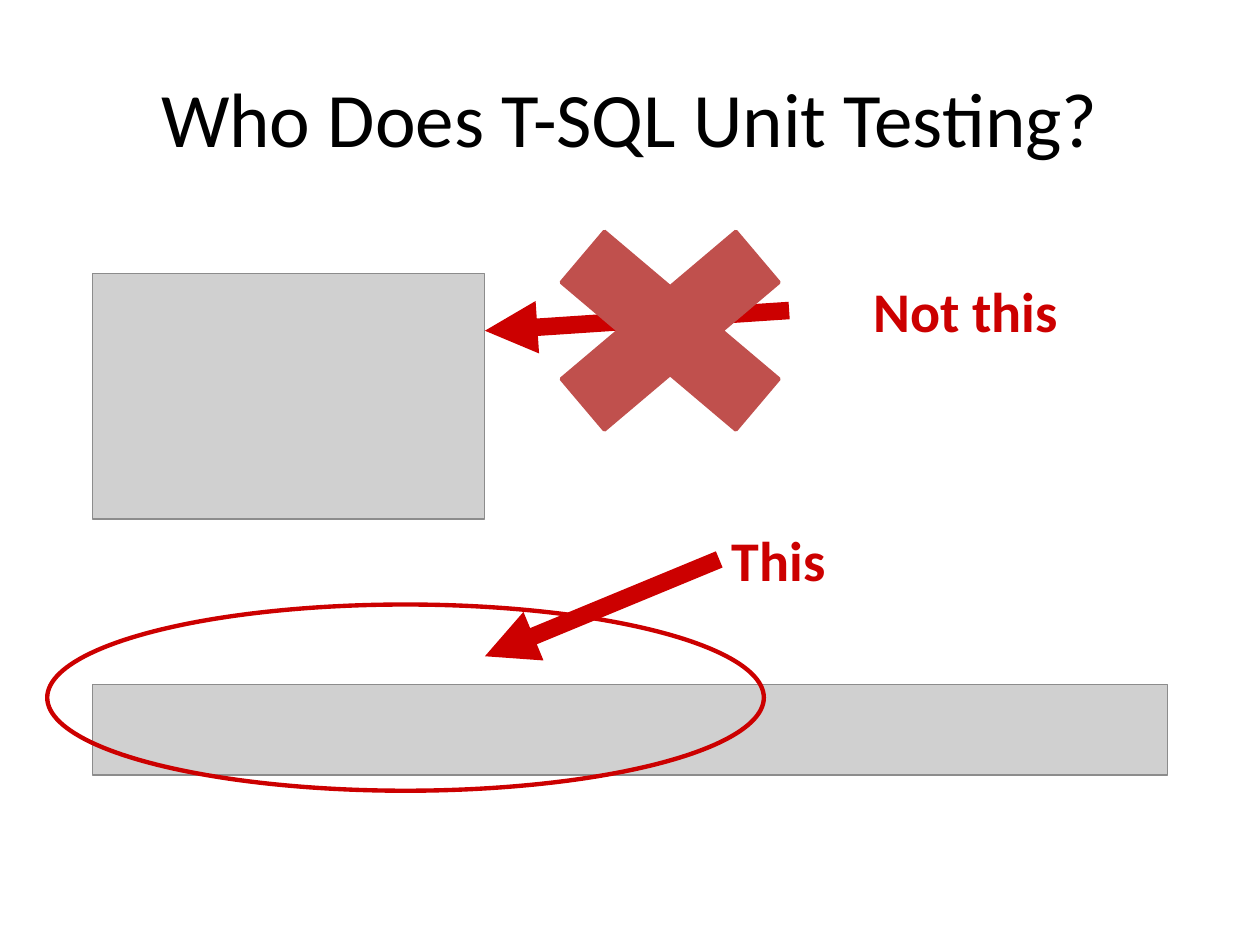
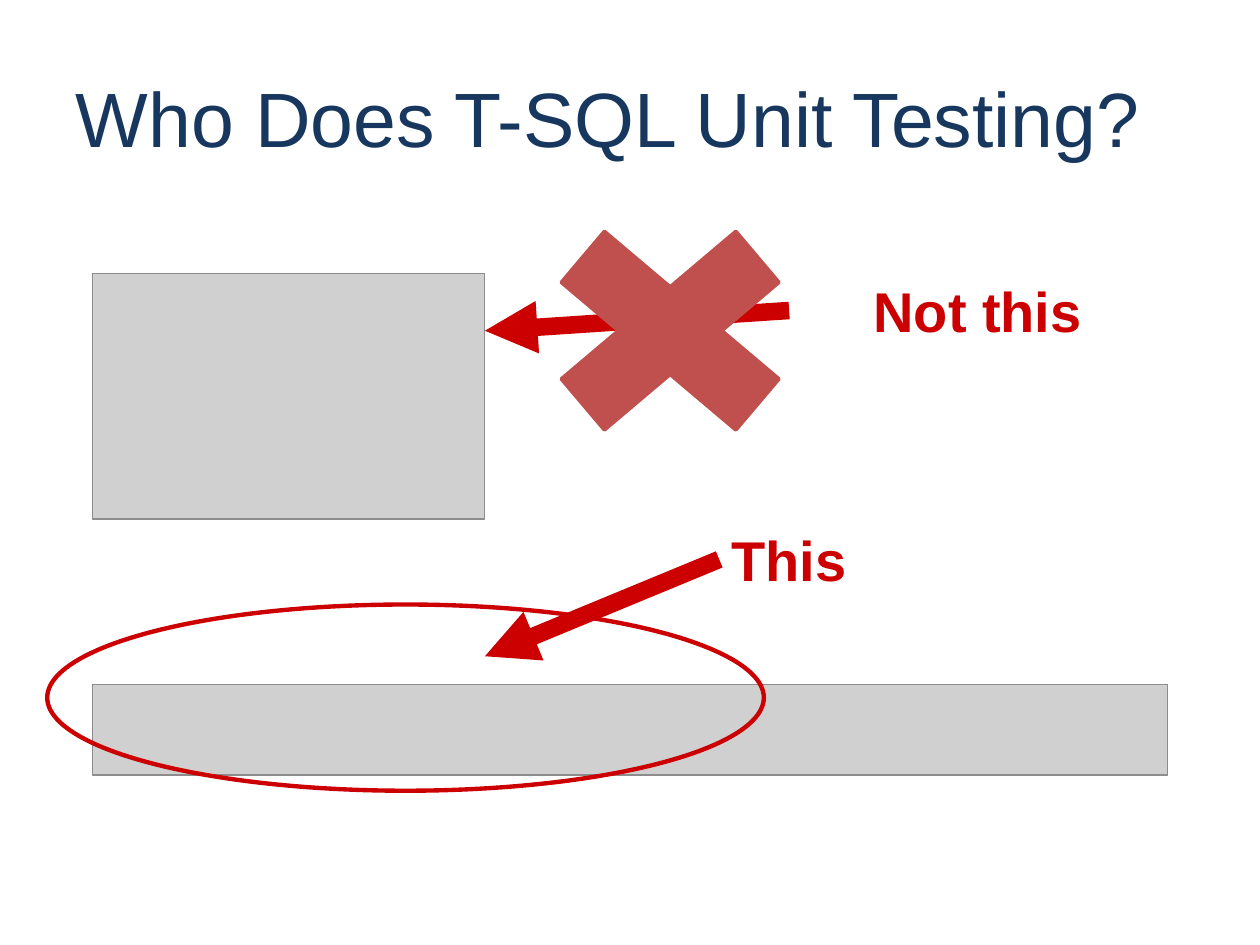
Before and after one commit to way0utwest/UnitTestingTSQL, a slide deck: slide 4 of UnitTestingTSQL.pptx (slide 5 before the commit). Drawn at 1260x945 pixels with LibreOffice and Linux fonts; fonts in the diff are those of the drawing; grey boxes stand for pictures; background and template pictures are left out. Boxes give left, top, right and bottom in pixels: in the first picture for what was removed or moved away, otherwise in the second. Text is boxed around its words. In the diff, an @@ line names an element or a change of style, - is before the commit and + after.

```diff
--- a/UnitTestingTSQL.pptx
+++ b/UnitTestingTSQL.pptx
@@ title "Who Does T-SQL Unit Testing?" at bbox=[76, 91, 1140, 162]: font Calibri to Arial, text colour #000000 to #17375E; alignment centre to left @@
@@ text "Not this" at bbox=[873, 291, 1081, 333]: font Calibri to Arial @@
@@ text "This" at bbox=[732, 540, 847, 582]: font Calibri to Arial @@
```
Also in this commit, not shown: 24 other slides changed, 1 slide removed.
